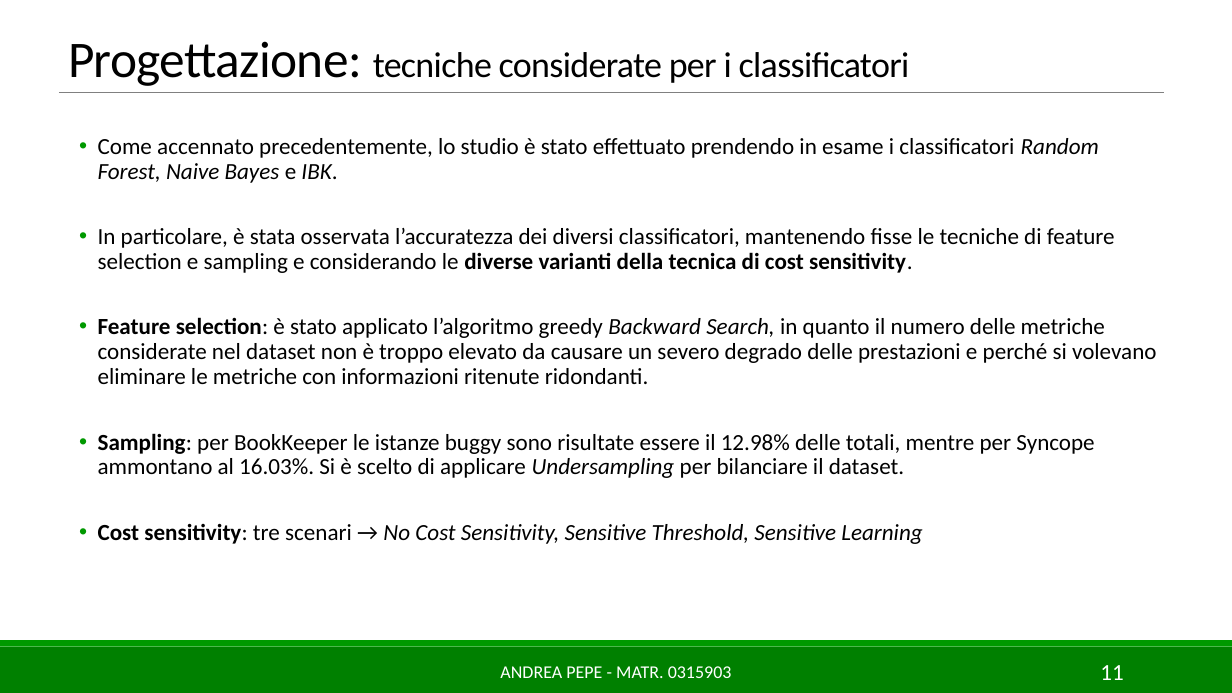
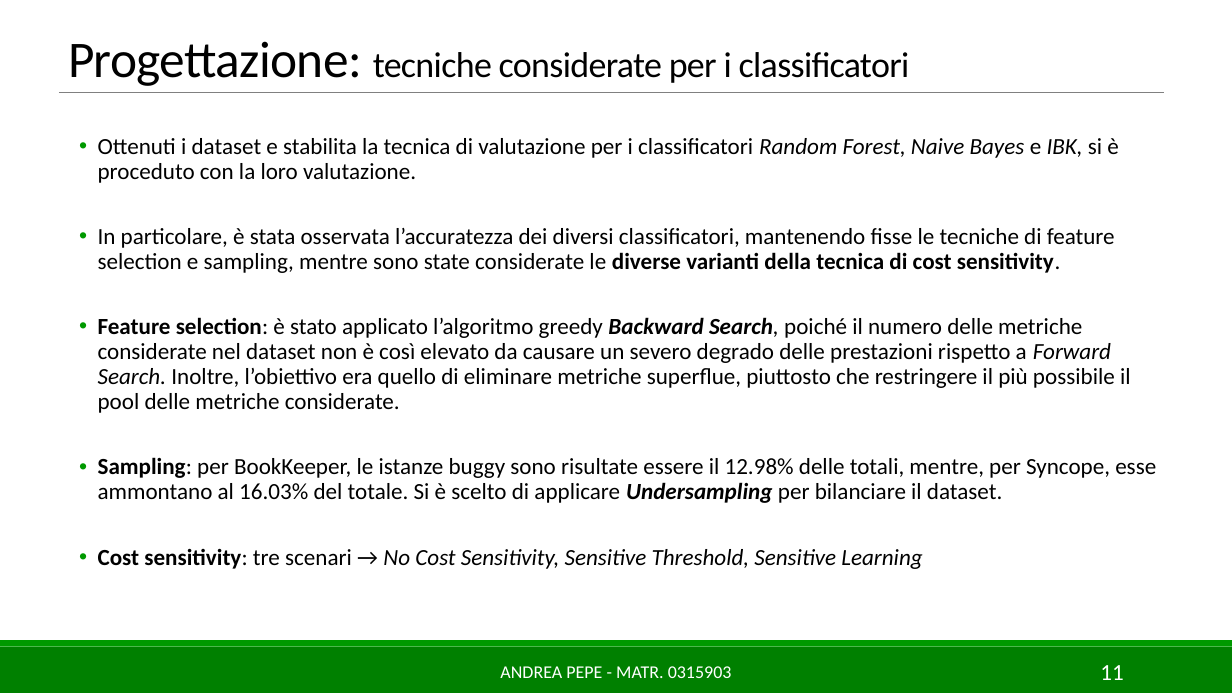
Before and after one commit to AndreaPepe/ISW2_Deliverables, a slide deck: slide 11 of ML/Slides/MLforSE_AndreaPepe_0315903.pptx. Drawn at 1232x693 pixels with LibreOffice and Linux fonts; fonts in the diff are those of the drawing. Boxes give left, top, right and bottom in pixels: in the first picture for what was removed or moved away, otherwise in the second. Text is boxed around its words. In the diff, an @@ line names an element or a change of style, - is before the commit and + after.

```diff
--- a/ML/Slides/MLforSE_AndreaPepe_0315903.pptx
+++ b/ML/Slides/MLforSE_AndreaPepe_0315903.pptx
@@ text at bbox=[98, 138, 1156, 503]: text changed @@
-  • Come accennato precedentemente, lo studio è stato effettuato prendendo in esame i classificatori Random Forest, Naive Bayes e IBK.
-  • In particolare, è stata osservata l’accuratezza dei diversi classificatori, mantenendo fisse le tecniche di feature selection e sampling e considerando le diverse varianti della tecnica di cost sensitivity.
-  • Feature selection: è stato applicato l’algoritmo greedy Backward Search, in quanto il numero delle metriche considerate nel dataset non è troppo elevato da causare un severo degrado delle prestazioni e perché si volevano eliminare le metriche con informazioni ritenute ridondanti.
-  • Sampling: per BookKeeper le istanze buggy sono risultate essere il 12.98% delle totali, mentre per Syncope ammontano al 16.03%. Si è scelto di applicare Undersampling per bilanciare il dataset.
+  • Ottenuti i dataset e stabilita la tecnica di valutazione per i classificatori Random Forest, Naive Bayes e IBK, si è proceduto con la loro valutazione.
+  • In particolare, è stata osservata l’accuratezza dei diversi classificatori, mantenendo fisse le tecniche di feature selection e sampling, mentre sono state considerate le diverse varianti della tecnica di cost sensitivity.
+  • Feature selection: è stato applicato l’algoritmo greedy Backward Search, poiché il numero delle metriche considerate nel dataset non è così elevato da causare un severo degrado delle prestazioni rispetto a Forward Search. Inoltre, l’obiettivo era quello di eliminare metriche superflue, piuttosto che restringere il più possibile il pool delle metriche considerate.
+  • Sampling: per BookKeeper, le istanze buggy sono risultate essere il 12.98% delle totali, mentre, per Syncope, esse ammontano al 16.03% del totale. Si è scelto di applicare Undersampling per bilanciare il dataset.
```
Also in this commit, not shown: 10 other slides changed, 4 other files.
